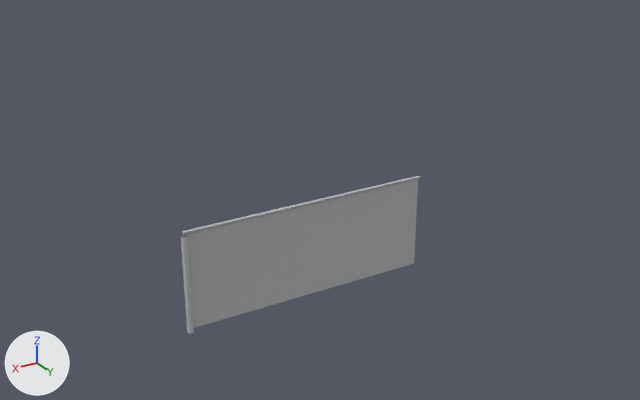
The FBX model Assets/Models/Env/Modular_Buildings/BuildB_Floor_Mid.fbx, before and after one commit.
Before and after are seen from a 50 mm lens placed at (8.0, 20.7, 13.4), pointed at (-8.4, -6.7, -0.3). The lights are fixed; the arrows at lower left show +X, +Y and +Z. Where no turn or scale is listed for an object, it has been applied to the vertices. Vertices at the same position are counted once.

Before the edit, the objects in view are built like this:
```python
me_mesh = bpy.data.meshes.new('Mesh')
me_mesh.from_pydata(...)  # 22 vertices, 10 faces; spans x -8.0..0.1, y 0.0..0.24, z 0.0..3.1
me_mesh.materials.append(mat_m_buildb)  # grey #bcbcbc
# before: 12 (-8.0, 0.0, 3.0) at pixel (418, 178), 13 (0.0, 0.0, 3.0) at pixel (181, 234), 14 (-8.0, 0.0, 3.1) at pixel (418, 175), 15 (-8.0, 0.12, 3.1) at pixel (420, 176), 16 (0.0, 0.0, 3.1) at pixel (181, 231)
# before: 17 (0.0, 0.12, 3.1) at pixel (183, 232), 18 (0.0, 0.05, 3.0) at pixel (182, 235), 19 (-8.0, 0.05, 3.0) at pixel (419, 179), 20 (-8.0, 0.0, 0.0) at pixel (414, 263), 21 (0.0, 0.0, 0.0)
ob_buildb_floor_mid = bpy.data.objects.new('BuildB_Floor_Mid', me_mesh)
ob_buildb_floor_mid.location = (0.0, 0.0, 0.0)
```
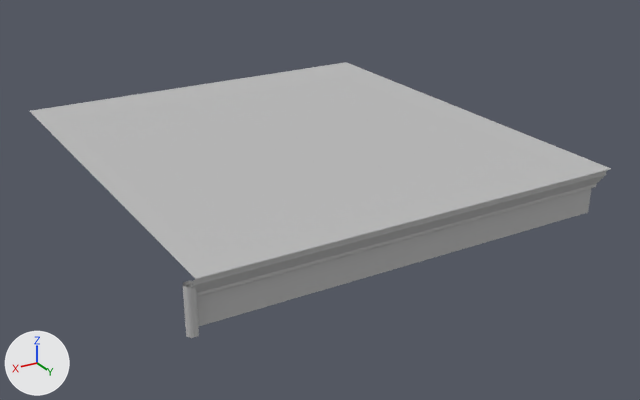
What differs and where, as boxes (x1, y1, x2, y2) in the pictures (640 x 400 px; the box of a moved part takes in the faces that stretch with it):
'BuildB_Floor_Mid', reshaped (142% wider, 74% taller): before (181, 176, 420, 334); after (30, 62, 611, 338)
part 1 of me_mesh, moved or reshaped: before (181, 235, 194, 334); after (183, 281, 199, 338)
part 2 of me_mesh, built on: before (182, 176, 420, 328); after (30, 62, 611, 326)

What the commit changed:
me_mesh has 22 vertices, 10 faces and spans x -8.0..0.1, y 0.0..0.24, z 0.0..3.1.
me_mesh is used by ob_buildb_floor_mid; location (0.0, 0.0, 0.0).
Verts and faces of me_mesh; kept vertices keep their numbers, new ones are numbered from 22.
me_mesh part 1: the loose piece of 12 vertices spanning x -0.1..0.1, y 0.07..0.24, z 0.0..3.0 is scaled about the mesh origin by (2, 2, 0.54).
Part 2, on me_mesh:
Vertices deleted: 12 to 20 (with the faces that use them).
New vertex 22 is at (-16.0, -16.75, 2.0), pixel (346, 62).
New vertex 23 is at (-16.0, 0.0, 1.04).
New vertex 24 is at (-16.0, 0.21, 1.22), pixel (596, 183).
New vertex 25 is at (-16.0, 0.58, 1.7), pixel (606, 174).
New vertex 26 is at (-16.0, 0.58, 1.85), pixel (606, 170).
New vertex 27 is at (-16.0, 0.75, 2.0), pixel (610, 168).
New vertex 28 is at (-16.0, 0.76, 1.97), pixel (610, 169).
New vertex 29 is at (-16.0, 0.12, 1.04), pixel (594, 187).
New vertex 30 is at (-16.0, 0.21, 1.11), pixel (596, 186).
New vertices 31 to 39 stand at vertices 22 to 30, in that order, plus (16.0, 0.0, 0.0).
New vertex 40 is at (-16.0, 0.0, 0.0), pixel (588, 212).
New vertex 41 is at (-16.0, 0.01, 2.0), pixel (594, 162).
New vertex 42 is at (0.0, 0.14, 2.0), pixel (186, 269).
New faces: (22, 31, 42, 41), (21, 40, 23, 32), (25, 26, 35, 34), (24, 25, 34, 33), (27, 36, 37, 28), (26, 28, 37, 35).
New faces: (29, 30, 39, 38), (24, 33, 39, 30), (23, 29, 38, 32), (27, 41, 42, 36).
